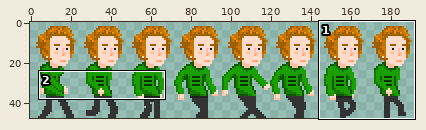
Sprite sheet, stored at animacije/level_0/character-0-walk.png. The picture above shows the old version from afar; the outline marks the close-up.
Close-up. Before the commit:
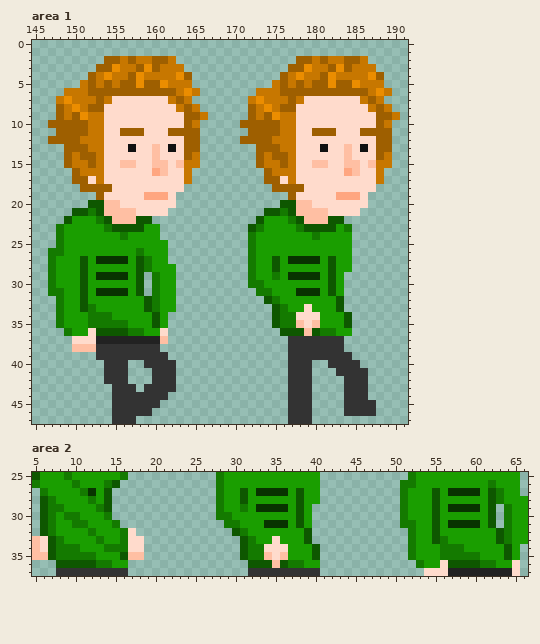
The file is 192x48 pixels. Shown: area 1: x 145..191, y 0..47; area 2: x 5..66, y 25..37. The commit also changed other parts of the picture, which this record leaves out.
Once edited:
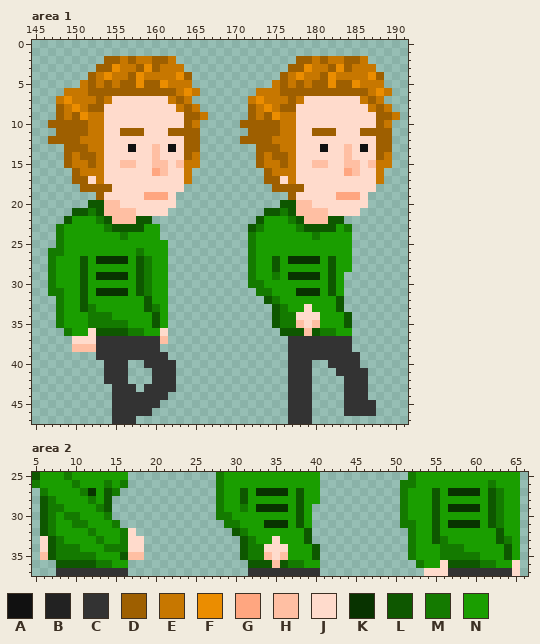
Palette (. is transparent): A #111111  B #222222  C #333333  D #9e5f00  E #c77700  F #eb8d00  G #ffa680  H #ffbfa3  J #ffdbcc  K #083300  L #0e5700  M #147a00  N #1a9e00
Diff:
--- area 1
@@ x 157..164 @@
 27 NLMNN...
-28 NLMNNN..
-29 NL.MNN..
-30 NL.MNN..
-31 NL.MNN..
-32 NNLMNN..
-33 NNLMNN..
+28 NLMNN...
+29 NLMNN...
+30 NLMNN...
+31 NLMNN...
+32 NNLNN...
+33 NNLMN...
 34 NNNLN...
@@ x 145..191 @@
 36 ....MNNJLLLLMMNNJ..............LLLHLMMNN.......
-37 .....JJJBBBBBBBBH...............CCCCCCC........
-38 .....HHHCCCCCCCC................CCCCCCC........
-39 ........CCCCCCCCC...............CCCCCCCC.......
+37 .....JJJCCCCCCCCH...............CCCCCCCC.......
+38 .....HHHCCCCCCCC................CCCCCCCC.......
+39 ........CCCCCCCCC...............CCCCCCCCC......
 40 .........CCC..CCCC..............CCC..CCCC......
--- area 2
@@ x 5..66 @@
-25 LNNNMNNNNNNM...........MNNNNNNNNNNNN...........MNNNNNNNNNNNNN.
-26 MNNNNMNNNML............MNNNNNNNNNNNN..........MMNNNNNNNNNMNNN.
-27 .MNNNNMKNL.............MNNLNKKKKNLNN..........MNNNLNKKKKNLMNN.
-28 .LMNNNNMNL.............MNNLNNNNNNLNN..........MNNNLNNNNNNLMNNN
-29 .LMMNNNNML.............MNNMNKKKKNLN...........MNNNLNKKKKNL.MNN
-30 .LMNMMNNNM.............MMNNNNNNNNLN...........MNNNLNNNNNNL.MNN
-31 .LMNNMMNNNM.............MMNNNKKKNLN...........MMNNLNKKKKNL.MNN
-32 .LMNNNNMNNNMJ............LMNNNNNNNL............MNNLNNNNNNNLMNN
-33 HJLMNNNNMNNMJJ............LMNNJNNNL............MNNLMNNNNNNLMNN
-34 HJLMMMNNNMMMJJ............LMMJJJNNNL...........MNNNMMMNNNNNLN.
-35 HHLMMMMMNNNLHH............LMMHJHNNNL...........MNNNMMMMMNNNLN.
+25 LNNNMNNNNNNN...........MNNNNNNNNNNNN...........MNNNNNNNNNNNNN.
+26 MNNNNMNNNMNM...........MNNNNNNNNNNNN..........MMNNNNNNNNNMNNN.
+27 .MNNNNMKNLM............MNNLNKKKKNLNN..........MNNNLNKKKKNLMNN.
+28 .LMNNNNMNL.............MNNLNNNNNNLNN..........MNNNLNNNNNNLMNN.
+29 .LMMNNNNML.............MNNMNKKKKNLN...........MNNNLNKKKKNLMNN.
+30 .LMNMMNNNM.............MMNNNNNNNNLN...........MNNNLNNNNNNLMNN.
+31 .LMNNMMNNNM.............MMNNNKKKNLN...........MMNNLNKKKKNLMNN.
+32 .LMNNNNMNNNMJ............LMNNNNNNNL............MNNLNNNNNNNLNN.
+33 .JLMNNNNMNNMJJ............LMNNJNNNL............MNNLMNNNNNNLMN.
+34 .JLMMMNNNMMMJJ............LMMJJJNNNL...........MNNNMMMNNNNNLN.
+35 .HLMMMMMNNNLHH............LMMHJHNNNL...........MNNNMMMMMNNNLN.
 36 ...LLLLLMMNN...............LLLHLMMNN............MNNJLLLLMMNNJ.
-37 ...CCCCCCCCC...............CCCCCCCCC.............JJJBBBBBBBBJ.
+37 ...CCCCCCCCC...............CCCCCCCCC.............JJJCCCCCCCCJ.
